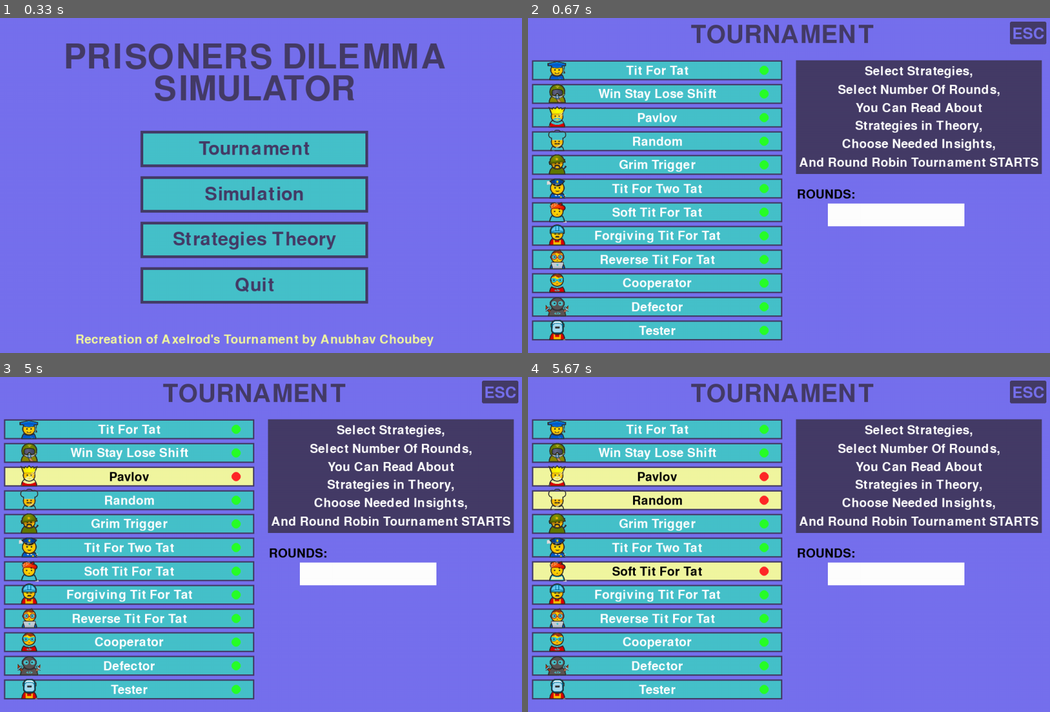
Above: before the commit, frames 1-4 (two rows, left to right).
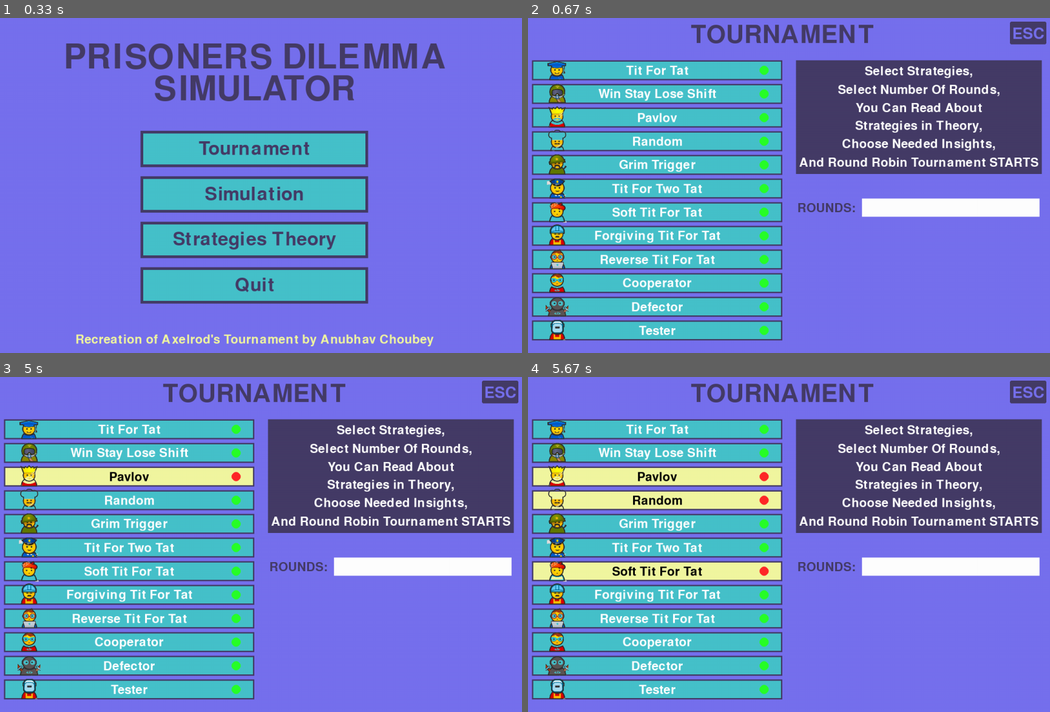
Above: after the commit, the same moments.

Repository: LazyyVenom/py-game-theory
Game: pygame game, started from prisoners_dilemma.py
Same seed, same stepped clock (60 frames per second), same inputs: the game is played once before the commit and once after it.
Inputs (mouse positions are in pixels of both pictures, inside the frame that each line leads up to):
- Up to frame 1 (0.33 s): no input
- Up to frame 2 (0.67 s): click "Tournament" at 0.38 s
- Up to frame 3 (5 s): click (422, 567) at 0.72 s; hold Esc 1-1.47 s; click "Strategies Theory" at 1.55 s; click "ESC" at 1.88 s; click "Simulation" at 2.22 s; click (266, 427) at 2.55 s; click (255, 584) at 2.88 s; hold Up 3.17-3.47 s; click "ESC" at 4.28 s; click (365, 514) at 4.62 s; click (46, 467) at 4.95 s
- Up to frame 4 (5.67 s): click (606, 574) at 5.28 s; click (611, 497) at 5.62 s

Frame 1 is identical in both runs. In frame 2, 2.5% of the frame differs, in the area x 51-99%, y 51-63%; in frame 3, 2.5%; in frame 4, 2.5%.

Commit message:
Added Input Rounds

Diff:
--- a/prisoners_dilemma.py
+++ b/prisoners_dilemma.py
@@ -175,7 +175,8 @@
 
 def tournament():
     running = True
-
+    number_of_rounds = ""
+    input_selected = False
     box_dimensions = (550,44)
     box_x = 50
     box_y_initial = 130
@@ -203,11 +204,16 @@
 
             text_y_offset += 40
 
-        number_of_rounds = ""
-        input_selected = False
-
-        draw_text("ROUNDS: ", pygame.font.Font(None,40),(0,0,0),700,400)
-        pygame.draw.rect(screen,(255,255,255),(700,420,300,50))
+        draw_text("ROUNDS: ", pygame.font.Font(None,40),SECONDARY,701,430)
+        pygame.draw.rect(screen,(255,255,255),(770,404,400,50))
+        if input_selected:
+            pygame.draw.rect(screen,SECONDARY,(770,404,400,50),5)
+
+        else:
+            pygame.draw.rect(screen,PRIMARY,(770,404,400,50),5)
+
+        text_surface = font.render(number_of_rounds, True, SECONDARY)
+        screen.blit(text_surface, (776, 410))
 
         y_offset = box_y_initial
 
@@ -250,8 +256,11 @@
                     if (1100 < click_pos[0] < 1180) and (20 < click_pos[1] < 70):
                         running = False
 
-                    elif () and ():
-                        input_selected = not input_selected
+                    elif (770 < click_pos[0] < 1170) and (404 < click_pos[1] < 454):
+                        input_selected = True
+
+                    else:
+                        input_selected = False
 
                     x_range = (box_x,box_x+box_dimensions[0])
 
@@ -270,9 +279,12 @@
 
                 if input_selected:
                     if event.key == pygame.K_BACKSPACE:
-                        input_text = input_text[:-1]
+                       number_of_rounds =number_of_rounds[:-1]
                     else:
-                        input_text += event.unicode
+                       ch = event.unicode
+
+                       if ch in "0123456789":
+                            number_of_rounds += event.unicode
 
 
 if __name__ == '__main__':
